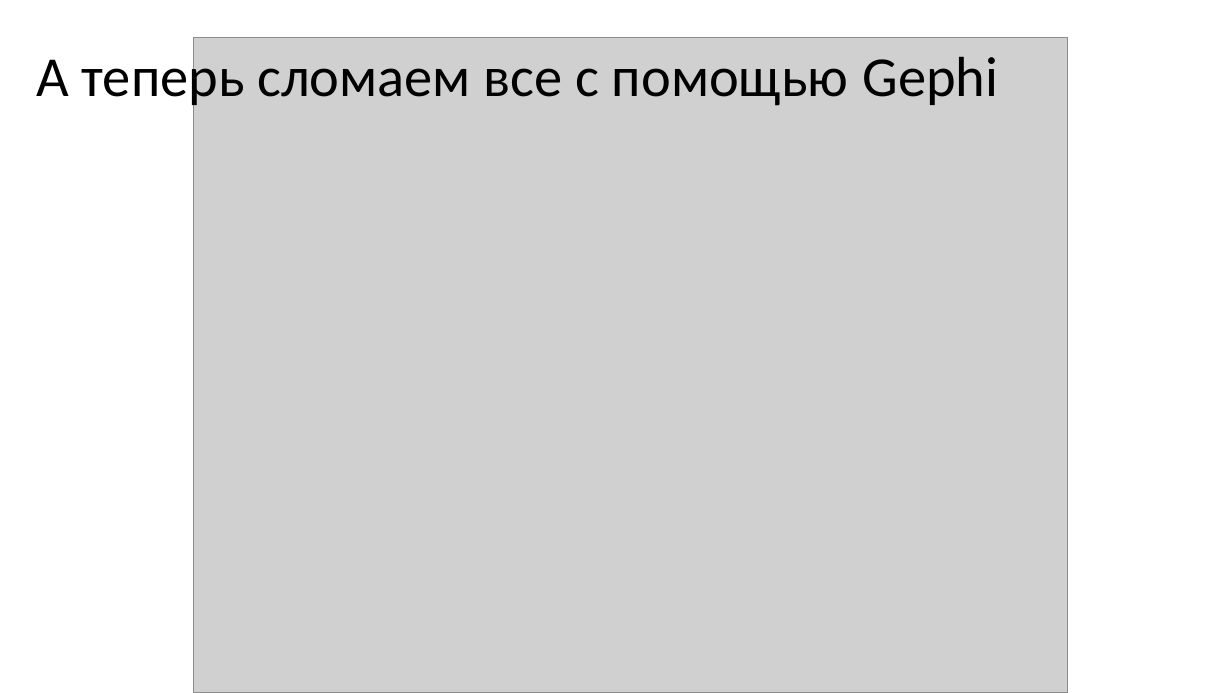
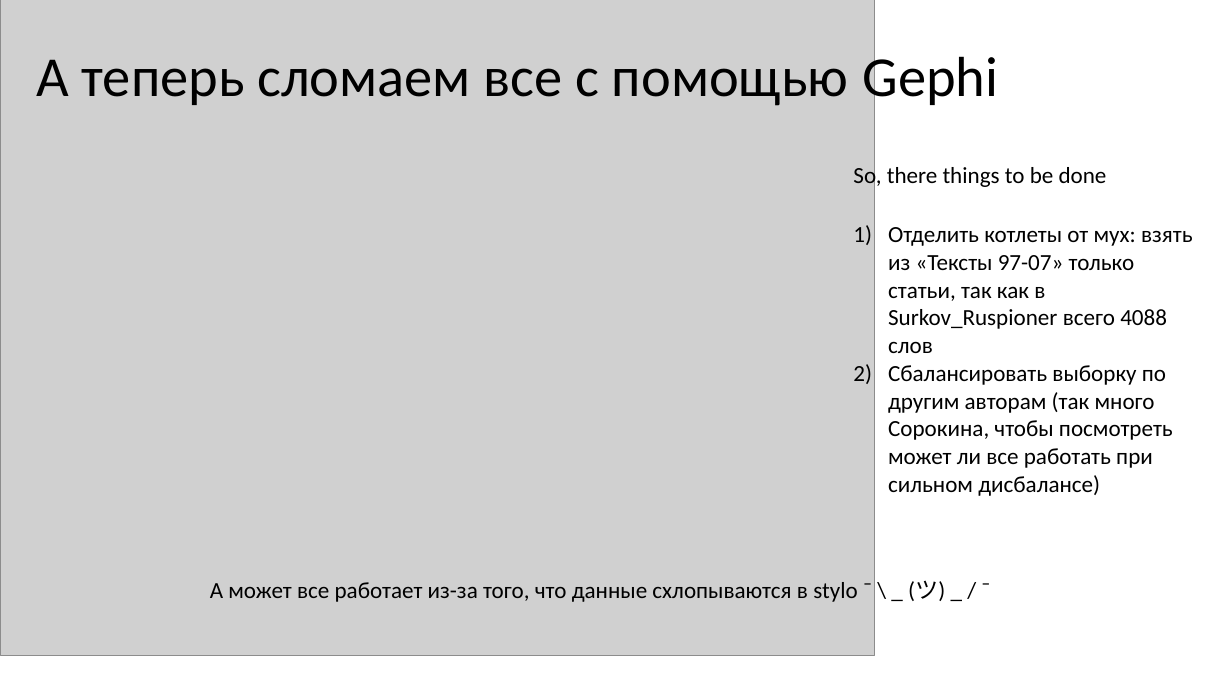
Before and after one commit to kirillkoncha/OkoloNolya_Authorship, a slide deck: slide 10 of okolonolya.pptx. Drawn at 1232x693 pixels with LibreOffice and Linux fonts; fonts in the diff are those of the drawing; grey boxes stand for pictures. Boxes give left, top, right and bottom in pixels: in the first picture for what was removed or moved away, otherwise in the second. Text is boxed around its words. In the diff, an @@ line names an element or a change of style, - is before the commit and + after.

```diff
--- a/okolonolya.pptx
+++ b/okolonolya.pptx
@@ picture: place and size @@
-picture at [193,37,1067,693]
+picture at [0,0,874,656]
@@ text added at [853,163,1107,189], 18 pt, text #000000 @@
+So, there things to be done
@@ text added at [888,227,1193,496], 18 pt, text #000000 @@
+1) Отделить котлеты от мух: взять из «Тексты 97-07» только статьи, так как в Surkov_Ruspioner всего 4088 слов
+2) Сбалансировать выборку по другим авторам (так много Сорокина, чтобы посмотреть может ли все работать при сильном дисбалансе)
@@ text added at [210,580,945,602], 18 pt, text #000000 @@
+А может все работает из-за того, что данные схлопываются в stylo ¯ \ _ (ツ) _ / ¯
```
Also in this commit, not shown: 1 slide added.
